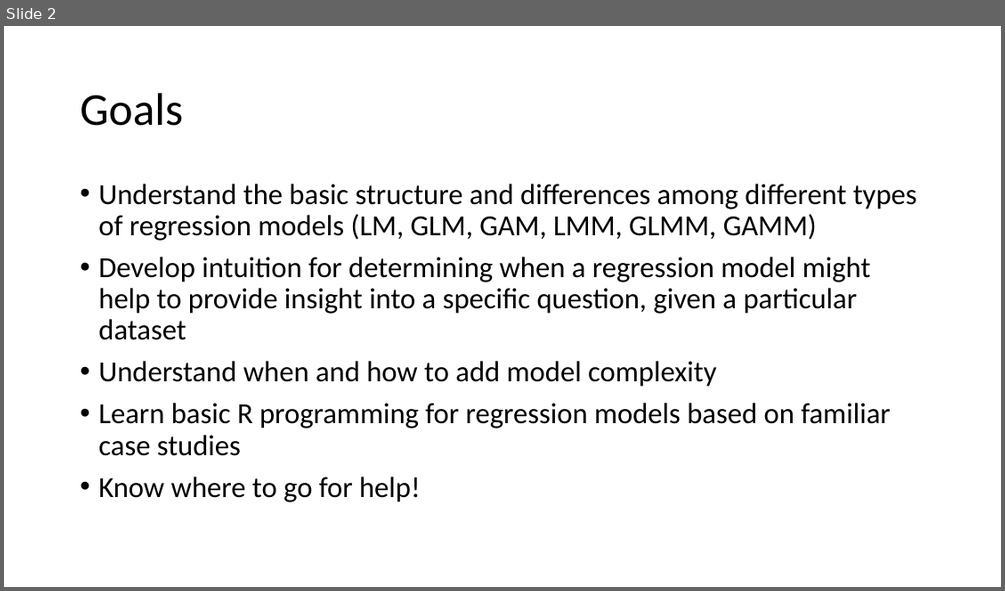
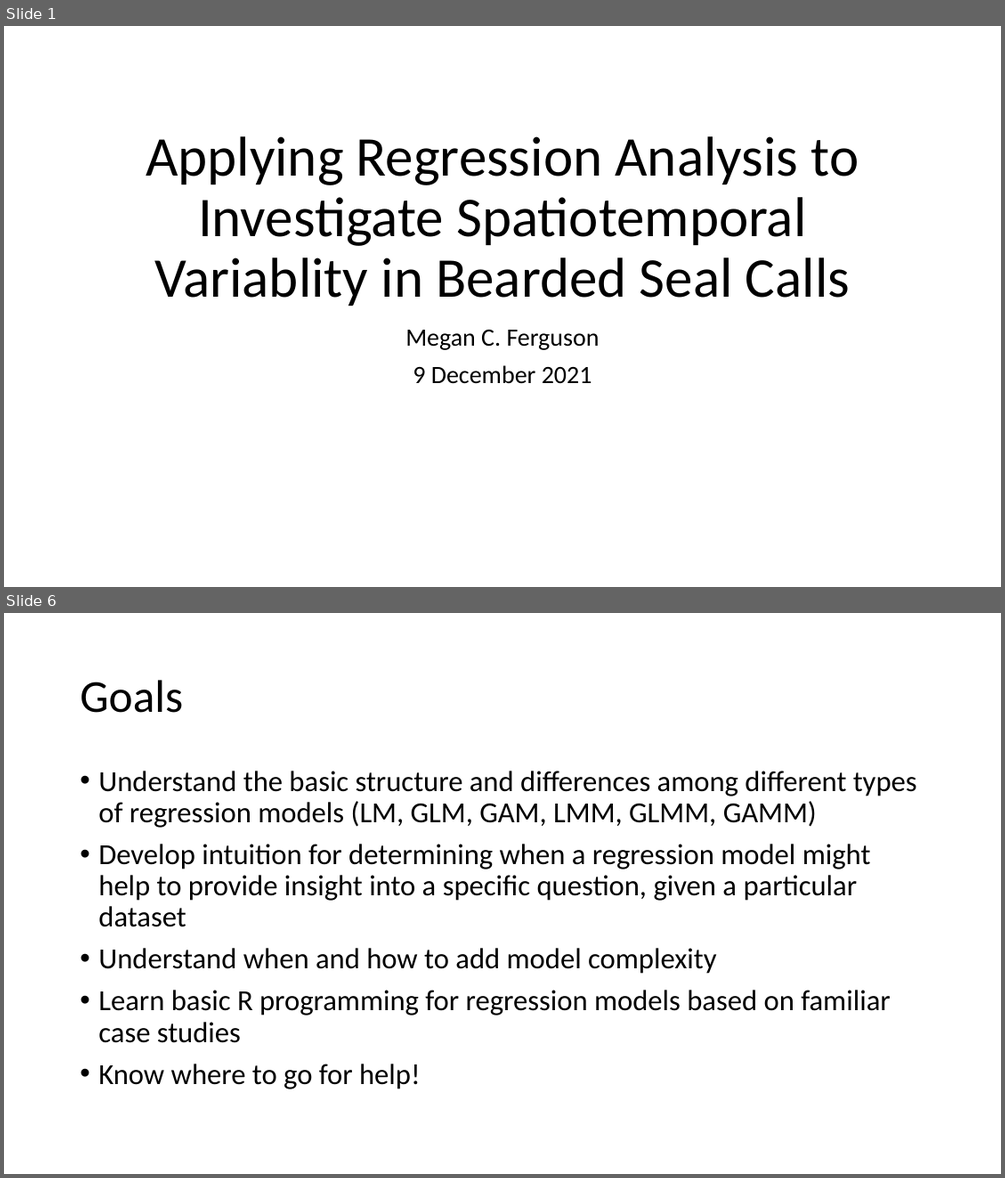
Before and after one commit to ELaBrecque-MMC/RegressionModelOverview, a slide deck: Notes/RegressionModelOverview.pptx. Shown one above the other, each under a label of ours: slide 2 before the commit, slides 1 and 6 after it; the slides between them are not shown. The pictures are 1005x591 and 1005x1178 pixels, drawn with LibreOffice and Linux fonts; fonts in the diff are those of the drawing. Boxes give left, top, right and bottom in pixels: in the first picture for what was removed or moved away, otherwise in the second. Text is boxed around its words. In the diff, an @@ line names an element or a change of style, - is before the commit and + after.

Commit message:
Began bearded seal case study. Left off on slide explaining binomial distribution.

```diff
--- a/Notes/RegressionModelOverview.pptx
+++ b/Notes/RegressionModelOverview.pptx
@@ slide 1 added at (4, 26, 1001, 587), background #FFFFFF @@
@@ title added at (146, 136, 859, 305), 54 pt, text #000000 @@
+Applying Regression Analysis to Investigate Spatiotemporal Variablity in Bearded Seal Calls
@@ subtitle added at (405, 329, 599, 384), 24 pt, text #000000 @@
+Megan C. Ferguson
+9 December 2021
@@ what was slide 2 is now slide 6 @@
```
Also in this commit, not shown: 1 slide changed, 3 other slides added.
